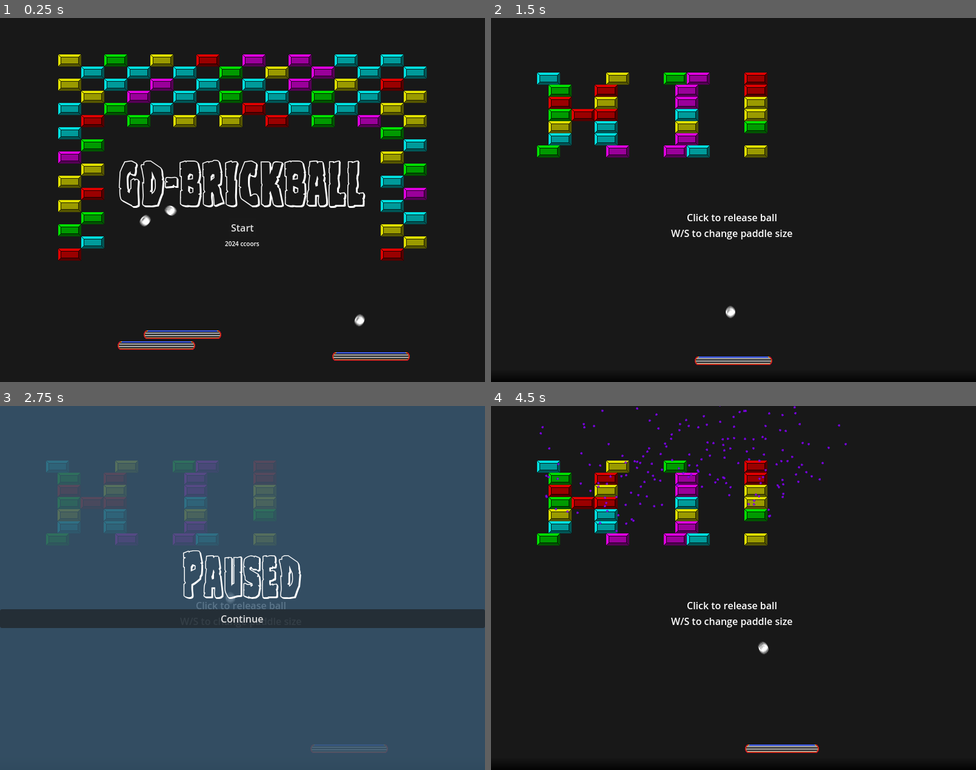
Above: before the commit, frames 1-4 (two rows, left to right).
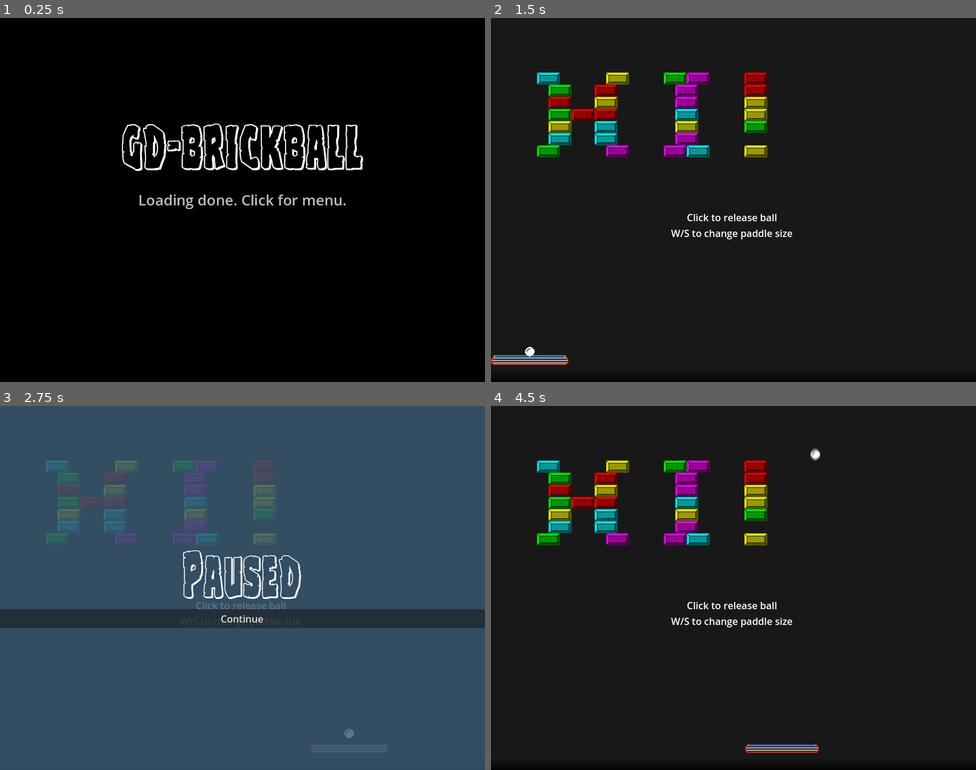
Above: after the commit, the same moments.

Repository: ccoors/godot-projects
Game: Godot game, scene res://Scenes/Splash.tscn
The game is run twice, just before and just after one commit, with the same random seed, the same clock (stepped at 60 frames per second) and the same inputs. Before the commit the project starts from res://Scenes/Menu.tscn. Sound files missing from this copy of the repository are replaced by a short silence.
Inputs (mouse positions are in pixels of both pictures, inside the frame that each line leads up to):
- Up to frame 1 (0.25 s): no input
- Up to frame 2 (1.5 s): click (733, 229) at 0.5 s, where only the run before the commit has a clickable "Start"; click (733, 229) at 1.25 s, where only the run after the commit has a clickable "Start"
- Up to frame 3 (2.75 s): tap Enter at 2 s; move the mouse to (349, 569) at 2.02 s; tap Space (interrupt) at 2.1 s; click (349, 569) at 2.17 s
- Up to frame 4 (4.5 s): click "Continue" at 2.75 s; tap Enter at 3.5, 4.25 s; move the mouse to (636, 606) at 3.52 s; tap S (paddle_size_minus) at 3.6 s; click (636, 606) at 3.67 s; move the mouse to (782, 507) at 4.27 s; tap W (paddle_size_plus) at 4.35 s; click (782, 507) at 4.42 s

The runs differ from the first frame. In frame 1, 16% of the frame differs, in the area x 12-88%, y 10-95%; in frame 2, 0.8%; in frame 3, 0.2%; in frame 4, 0.9%.

Commit message:
feat: splash screen, fix warnings

Diff:
--- /dev/null
+++ b/gd-brickball/Scenes/Splash.tscn
@@ -0,0 +1,72 @@
+[gd_scene load_steps=6 format=3 uid="uid://nc7417tvhfq1"]
+
+[ext_resource type="Texture2D" uid="uid://bsfkt7qjj1fdy" path="res://Images/splash_done.png" id="1_18a12"]
+[ext_resource type="Script" path="res://Scripts/splash.gd" id="1_pns2a"]
+
+[sub_resource type="Animation" id="Animation_nctr3"]
+resource_name = "splash_pulse"
+length = 2.0
+loop_mode = 1
+tracks/0/type = "value"
+tracks/0/imported = false
+tracks/0/enabled = true
+tracks/0/path = NodePath("CanvasLayer/CenterContainer/InstructionLabel:modulate")
+tracks/0/interp = 1
+tracks/0/loop_wrap = true
+tracks/0/keys = {
+"times": PackedFloat32Array(0, 1, 2),
+"transitions": PackedFloat32Array(1, 1, 1),
+"update": 0,
+"values": [Color(1, 1, 1, 1), Color(0, 0, 0, 1), Color(1, 1, 1, 1)]
+}
+
+[sub_resource type="Animation" id="Animation_ril57"]
+length = 0.001
+tracks/0/type = "value"
+tracks/0/imported = false
+tracks/0/enabled = true
+tracks/0/path = NodePath("CanvasLayer/CenterContainer/InstructionLabel:modulate")
+tracks/0/interp = 1
+tracks/0/loop_wrap = true
+tracks/0/keys = {
+"times": PackedFloat32Array(0),
+"transitions": PackedFloat32Array(1),
+"update": 0,
+"values": [Color(1, 1, 1, 1)]
+}
+
+[sub_resource type="AnimationLibrary" id="AnimationLibrary_fg4je"]
+_data = {
+"RESET": SubResource("Animation_ril57"),
+"splash_pulse": SubResource("Animation_nctr3")
+}
+
+[node name="Splashscreen" type="Node2D"]
+script = ExtResource("1_pns2a")
+
+[node name="SplashDone" type="Sprite2D" parent="."]
+texture = ExtResource("1_18a12")
+centered = false
+
+[node name="CanvasLayer" type="CanvasLayer" parent="."]
+
+[node name="CenterContainer" type="CenterContainer" parent="CanvasLayer"]
+anchors_preset = 15
+anchor_right = 1.0
+anchor_bottom = 1.0
+grow_horizontal = 2
+grow_vertical = 2
+
+[node name="InstructionLabel" type="Label" parent="CanvasLayer/CenterContainer"]
+unique_name_in_owner = true
+layout_mode = 2
+size_flags_horizontal = 4
+theme_override_font_sizes/font_size = 24
+text = "Loading done. Click for menu."
+horizontal_alignment = 1
+
+[node name="AnimationPlayer" type="AnimationPlayer" parent="."]
+libraries = {
+"": SubResource("AnimationLibrary_fg4je")
+}
+autoplay = "splash_pulse"
--- a/gd-brickball/Scripts/menu.gd
+++ b/gd-brickball/Scripts/menu.gd
@@ -25,10 +25,10 @@
 		ball.direction = Vector2(randf()-.5, randf()-.5)
 	init_bricks()
 
-func _process(delta: float) -> void:
+func _process(_delta: float) -> void:
 	var brick_health = 0
-	for brick in get_tree().get_nodes_in_group("bricks"):
-		brick_health += brick.health
+	for b in get_tree().get_nodes_in_group("bricks"):
+		brick_health += b.health
 	if not brick_health:
 		init_bricks()
 
--- /dev/null
+++ b/gd-brickball/Scripts/splash.gd
@@ -0,0 +1,7 @@
+extends Node2D
+
+var menu = preload("res://Scenes/Menu.tscn")
+
+func _input(event):
+	if event is InputEventMouseButton:
+		get_tree().change_scene_to_packed(menu)
--- a/gd-brickball/project.godot
+++ b/gd-brickball/project.godot
@@ -11,9 +11,15 @@
 [application]
 
 config/name="gd-brickball"
-run/main_scene="res://Scenes/Menu.tscn"
+run/main_scene="res://Scenes/Splash.tscn"
 config/features=PackedStringArray("4.3", "GL Compatibility")
+boot_splash/image="res://Images/splash.png"
+boot_splash/fullsize=false
 config/icon="res://icon.svg"
+
+[debug]
+
+gdscript/warnings/integer_division=0
 
 [display]
 
Binary file added: gd-brickball/Images/splash.png
Not shown, added: gd-brickball/Images/splash.png.import
Binary file added: gd-brickball/Images/splash_done.png
Not shown, added: gd-brickball/Images/splash_done.png.import
Not shown, changed: .gitignore
Not shown, added: gd-brickball/Images/splash.xcf
Not shown, added: gd-brickball/Images/splash_done.xcf
